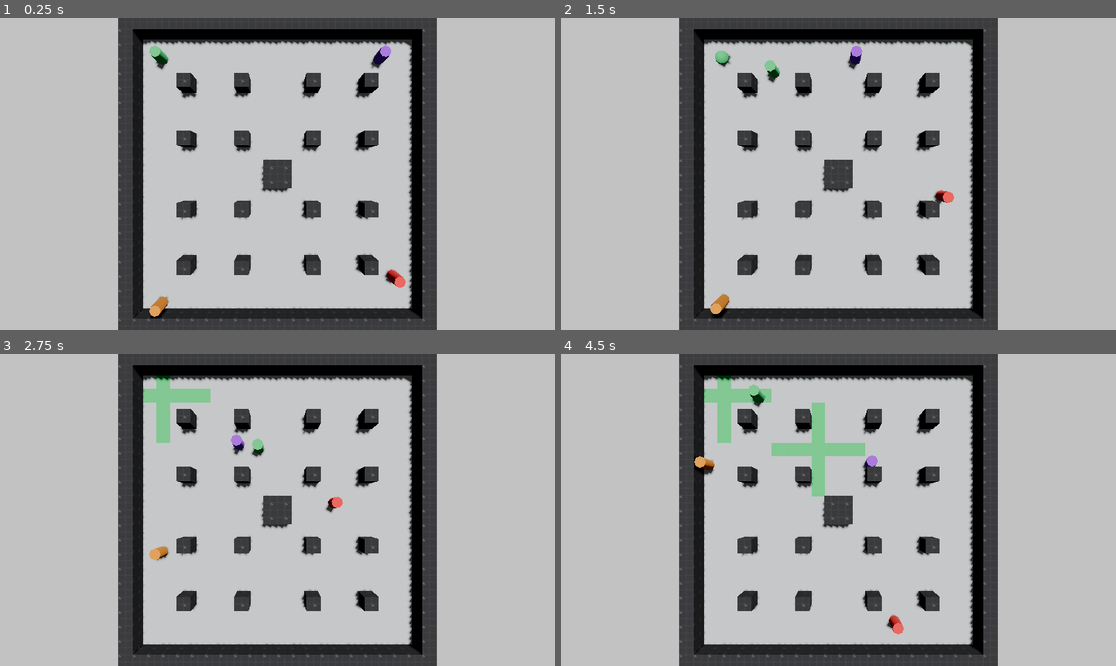
Above: before the commit, frames 1-4 (two rows, left to right).
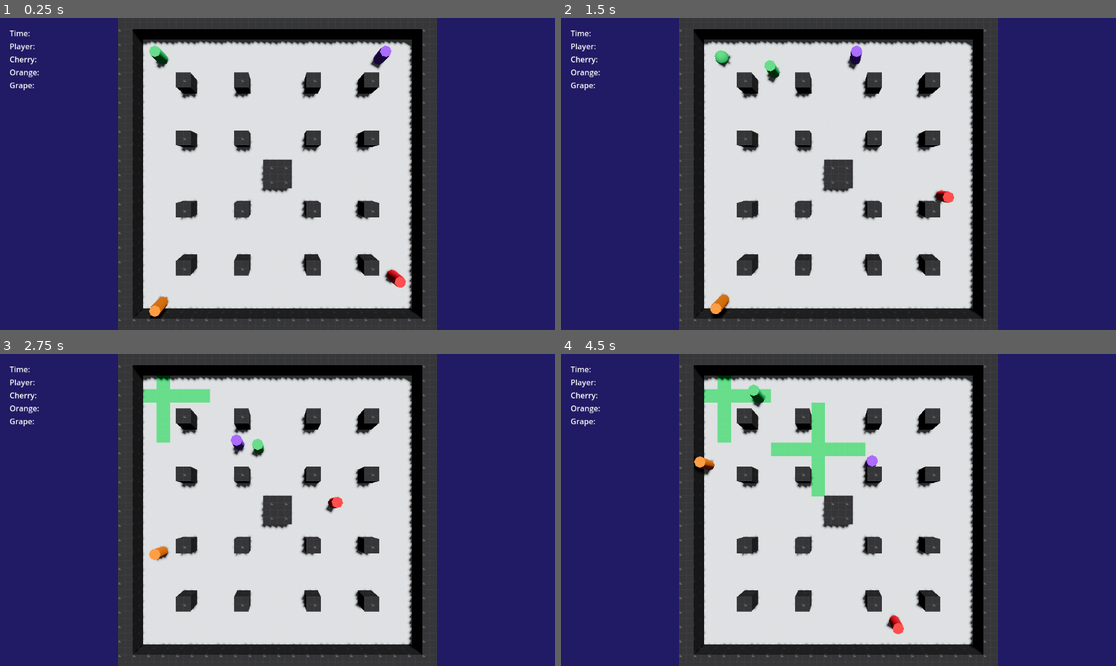
Above: after the commit, the same moments.

Repository: Urutau-Games/ink-crew
Game: Godot game, scene res://match.tscn
Same seed, same stepped clock (60 frames per second), same inputs: the game is played once before the commit and once after it. Before the commit the project starts from res://main.tscn.
Inputs:
- Up to frame 1 (0.25 s): no input
- Up to frame 2 (1.5 s): hold D (walk_right) 0.53-1.28 s; tap Space (drop_bomb) at 0.6, 1.35 s; hold S (walk_backward) from 1.28 s (still down)
- Up to frame 3 (2.75 s): release S (walk_backward) at 2.03 s; hold D (walk_right) from 2.03 s (still down); tap Space (drop_bomb) at 2.1 s
- Up to frame 4 (4.5 s): release D (walk_right) at 2.78 s; hold W (walk_forward) 2.78-3.53 s; tap Space (drop_bomb) at 2.85, 3.6, 4.35 s; hold A (walk_left) from 3.53 s (still down)

The runs differ from the first frame. In frame 1, 78% of the frame differs, in the area x 0-100%, y 0-100%; in frame 2, 78%; in frame 3, 78%; in frame 4, 78%.

Commit message:
Initial UI layout

Diff:
--- a/main.tscn
+++ b/arena.tscn
@@ -1,10 +1,9 @@
-[gd_scene load_steps=9 format=3 uid="uid://duwoi70lglhbr"]
+[gd_scene load_steps=8 format=3 uid="uid://duwoi70lglhbr"]
 
-[ext_resource type="Script" uid="uid://b5cg5euqmr6ip" path="res://main.gd" id="1_lquwl"]
-[ext_resource type="PackedScene" uid="uid://c6mvnm4ilc8vm" path="res://player.tscn" id="2_h2yge"]
-[ext_resource type="Script" uid="uid://cib4xjwhs384f" path="res://human_player_controller.gd" id="3_1bvp3"]
-[ext_resource type="PackedScene" uid="uid://cecx8yqy8878i" path="res://rooms/room_1/room_1.tscn" id="4_1bvp3"]
-[ext_resource type="Script" uid="uid://c5us0siigewc5" path="res://random_npc_controller.gd" id="5_lquwl"]
+[ext_resource type="PackedScene" uid="uid://cecx8yqy8878i" path="res://rooms/room_1/room_1.tscn" id="1_h0wof"]
+[ext_resource type="PackedScene" uid="uid://c6mvnm4ilc8vm" path="res://player.tscn" id="2_fu4bq"]
+[ext_resource type="Script" uid="uid://cib4xjwhs384f" path="res://human_player_controller.gd" id="3_sbb53"]
+[ext_resource type="Script" uid="uid://c5us0siigewc5" path="res://random_npc_controller.gd" id="4_pbtuc"]
 
 [sub_resource type="ProceduralSkyMaterial" id="ProceduralSkyMaterial_7dm0k"]
 sky_horizon_color = Color(0.66224277, 0.6717428, 0.6867428, 1)
@@ -15,62 +14,62 @@
 
 [sub_resource type="Environment" id="Environment_0xm2m"]
 background_mode = 1
-background_color = Color(0.24477637, 0.2447764, 0.24477637, 1)
+background_color = Color(0.12956452, 0.10216985, 0.3909648, 1)
 sky = SubResource("Sky_ig7tw")
 ambient_light_source = 2
 ambient_light_color = Color(0.24115604, 0.24115604, 0.24115601, 1)
 tonemap_mode = 4
-glow_enabled = true
+glow_intensity = 0.0
+glow_hdr_threshold = 0.0
+glow_hdr_scale = 0.0
+glow_hdr_luminance_cap = 0.0
 
-[node name="Main" type="Node3D"]
-script = ExtResource("1_lquwl")
+[node name="Arena" type="Node3D"]
 
-[node name="Environment" type="Node3D" parent="."]
-
-[node name="DirectionalLight3D" type="DirectionalLight3D" parent="Environment"]
-transform = Transform3D(-0.8660254, -0.48296297, 0.12940955, 0, 0.25881907, 0.9659258, -0.50000006, 0.83651626, -0.22414389, 0, 0, 0)
+[node name="DirectionalLight3D" type="DirectionalLight3D" parent="."]
+transform = Transform3D(-0.8660254, -0.48296297, 0.12940957, 0, 0.25881907, 0.9659259, -0.50000006, 0.83651626, -0.22414389, 0, 0, 0)
 shadow_enabled = true
 sky_mode = 1
 
-[node name="WorldEnvironment" type="WorldEnvironment" parent="Environment"]
+[node name="WorldEnvironment" type="WorldEnvironment" parent="."]
 environment = SubResource("Environment_0xm2m")
 
-[node name="Room1" parent="." instance=ExtResource("4_1bvp3")]
+[node name="Room1" parent="." instance=ExtResource("1_h0wof")]
 
-[node name="Player" parent="." node_paths=PackedStringArray("input_controler") instance=ExtResource("2_h2yge")]
+[node name="Player" parent="." node_paths=PackedStringArray("input_controler") instance=ExtResource("2_fu4bq")]
 transform = Transform3D(1, 0, 0, 0, 1, 0, 0, 0, 1, -9, 1, -9)
 input_controler = NodePath("HumanPlayerController")
 
 [node name="HumanPlayerController" type="Node" parent="Player"]
-script = ExtResource("3_1bvp3")
+script = ExtResource("3_sbb53")
 metadata/_custom_type_script = "uid://cib4xjwhs384f"
 
-[node name="NPC1" parent="." node_paths=PackedStringArray("input_controler") instance=ExtResource("2_h2yge")]
+[node name="NPC1" parent="." node_paths=PackedStringArray("input_controler") instance=ExtResource("2_fu4bq")]
 transform = Transform3D(1, 0, 0, 0, 1, 0, 0, 0, 1, -9, 1, 8)
 input_controler = NodePath("RandomNpcController")
 bomb_color = 2
 
 [node name="RandomNpcController" type="Node" parent="NPC1"]
-script = ExtResource("5_lquwl")
+script = ExtResource("4_pbtuc")
 metadata/_custom_type_script = "uid://c5us0siigewc5"
 
-[node name="NPC2" parent="." node_paths=PackedStringArray("input_controler") instance=ExtResource("2_h2yge")]
+[node name="NPC2" parent="." node_paths=PackedStringArray("input_controler") instance=ExtResource("2_fu4bq")]
 transform = Transform3D(1, 0, 0, 0, 1, 0, 0, 0, 1, 8, 1, -9)
 input_controler = NodePath("RandomNpcController")
 bomb_color = 3
 
 [node name="RandomNpcController" type="Node" parent="NPC2"]
-script = ExtResource("5_lquwl")
+script = ExtResource("4_pbtuc")
 bomb_time = 4.0
 metadata/_custom_type_script = "uid://c5us0siigewc5"
 
-[node name="NPC3" parent="." node_paths=PackedStringArray("input_controler") instance=ExtResource("2_h2yge")]
+[node name="NPC3" parent="." node_paths=PackedStringArray("input_controler") instance=ExtResource("2_fu4bq")]
 transform = Transform3D(1, 0, 0, 0, 1, 0, 0, 0, 1, 8, 1, 8)
 input_controler = NodePath("RandomNpcController")
 bomb_color = 4
 
 [node name="RandomNpcController" type="Node" parent="NPC3"]
-script = ExtResource("5_lquwl")
+script = ExtResource("4_pbtuc")
 bomb_time = 1.5
 metadata/_custom_type_script = "uid://c5us0siigewc5"
 
--- /dev/null
+++ b/event_bus.gd
@@ -0,0 +1,3 @@
+extends Node
+
+signal tile_painted(who: int, color: Constants.FloorColor)
--- a/main.gd
+++ b/match.gd
@@ -1,4 +1,4 @@
-extends Node3D
+extends Control
 
 func _unhandled_input(event: InputEvent) -> void:
 	var keyboard = event as InputEventKey
--- /dev/null
+++ b/match.tscn
@@ -0,0 +1,115 @@
+[gd_scene load_steps=3 format=3 uid="uid://cv5loklt3i5d5"]
+
+[ext_resource type="Script" uid="uid://b5cg5euqmr6ip" path="res://match.gd" id="1_2n26j"]
+[ext_resource type="PackedScene" uid="uid://duwoi70lglhbr" path="res://arena.tscn" id="1_7y1jj"]
+
+[node name="Match" type="Control"]
+layout_mode = 3
+anchors_preset = 15
+anchor_right = 1.0
+anchor_bottom = 1.0
+grow_horizontal = 2
+grow_vertical = 2
+script = ExtResource("1_2n26j")
+
+[node name="GameLayer" type="CanvasLayer" parent="."]
+
+[node name="SubViewportContainer" type="SubViewportContainer" parent="GameLayer"]
+anchors_preset = 15
+anchor_right = 1.0
+anchor_bottom = 1.0
+grow_horizontal = 2
+grow_vertical = 2
+size_flags_horizontal = 3
+stretch = true
+
+[node name="SubViewport" type="SubViewport" parent="GameLayer/SubViewportContainer"]
+handle_input_locally = false
+size = Vector2i(1152, 648)
+render_target_update_mode = 4
+
+[node name="Arena" parent="GameLayer/SubViewportContainer/SubViewport" instance=ExtResource("1_7y1jj")]
+
+[node name="UILayer" type="CanvasLayer" parent="."]
+
+[node name="Control" type="Control" parent="UILayer"]
+layout_mode = 3
+anchors_preset = 15
+anchor_right = 1.0
+anchor_bottom = 1.0
+grow_horizontal = 2
+grow_vertical = 2
+
+[node name="HBoxContainer" type="HBoxContainer" parent="UILayer/Control"]
+layout_mode = 1
+anchors_preset = 15
+anchor_right = 1.0
+anchor_bottom = 1.0
+grow_horizontal = 2
+grow_vertical = 2
+
+[node name="MarginContainer" type="MarginContainer" parent="UILayer/Control/HBoxContainer"]
+layout_mode = 2
+size_flags_horizontal = 0
+theme_override_constants/margin_left = 20
+theme_override_constants/margin_top = 20
+theme_override_constants/margin_right = 20
+theme_override_constants/margin_bottom = 20
+
+[node name="VBoxContainer" type="VBoxContainer" parent="UILayer/Control/HBoxContainer/MarginContainer"]
+layout_mode = 2
+
+[node name="HBoxContainer" type="HBoxContainer" parent="UILayer/Control/HBoxContainer/MarginContainer/VBoxContainer"]
+layout_mode = 2
+
+[node name="Label" type="Label" parent="UILayer/Control/HBoxContainer/MarginContainer/VBoxContainer/HBoxContainer"]
+layout_mode = 2
+text = "Time:"
+
+[node name="TimeLabel" type="Label" parent="UILayer/Control/HBoxContainer/MarginContainer/VBoxContainer/HBoxContainer"]
+unique_name_in_owner = true
+layout_mode = 2
+
+[node name="HBoxContainer2" type="HBoxContainer" parent="UILayer/Control/HBoxContainer/MarginContainer/VBoxContainer"]
+layout_mode = 2
+
+[node name="Label" type="Label" parent="UILayer/Control/HBoxContainer/MarginContainer/VBoxContainer/HBoxContainer2"]
+layout_mode = 2
+text = "Player: "
+
+[node name="PlayerArea" type="Label" parent="UILayer/Control/HBoxContainer/MarginContainer/VBoxContainer/HBoxContainer2"]
+unique_name_in_owner = true
+layout_mode = 2
+
+[node name="HBoxContainer3" type="HBoxContainer" parent="UILayer/Control/HBoxContainer/MarginContainer/VBoxContainer"]
+layout_mode = 2
+
+[node name="Label" type="Label" parent="UILayer/Control/HBoxContainer/MarginContainer/VBoxContainer/HBoxContainer3"]
+layout_mode = 2
+text = "Cherry: "
+
+[node name="RedNpcArea" type="Label" parent="UILayer/Control/HBoxContainer/MarginContainer/VBoxContainer/HBoxContainer3"]
+unique_name_in_owner = true
+layout_mode = 2
+
+[node name="HBoxContainer4" type="HBoxContainer" parent="UILayer/Control/HBoxContainer/MarginContainer/VBoxContainer"]
+layout_mode = 2
+
+[node name="Label" type="Label" parent="UILayer/Control/HBoxContainer/MarginContainer/VBoxContainer/HBoxContainer4"]
+layout_mode = 2
+text = "Orange: "
+
+[node name="OrangeNpcArea" type="Label" parent="UILayer/Control/HBoxContainer/MarginContainer/VBoxContainer/HBoxContainer4"]
+unique_name_in_owner = true
+layout_mode = 2
+
+[node name="HBoxContainer5" type="HBoxContainer" parent="UILayer/Control/HBoxContainer/MarginContainer/VBoxContainer"]
+layout_mode = 2
+
+[node name="Label" type="Label" parent="UILayer/Control/HBoxContainer/MarginContainer/VBoxContainer/HBoxContainer5"]
+layout_mode = 2
+text = "Grape: "
+
+[node name="PurpleNpcArea" type="Label" parent="UILayer/Control/HBoxContainer/MarginContainer/VBoxContainer/HBoxContainer5"]
+unique_name_in_owner = true
+layout_mode = 2
--- a/project.godot
+++ b/project.godot
@@ -11,7 +11,7 @@
 [application]
 
 config/name="ink-crew"
-run/main_scene="uid://duwoi70lglhbr"
+run/main_scene="uid://cv5loklt3i5d5"
 config/features=PackedStringArray("4.5", "GL Compatibility")
 config/icon="res://icon.svg"
 
Not shown, added: event_bus.gd.uid
Not shown, changed: ideas.txt
Renamed: main.gd.uid -> match.gd.uid
